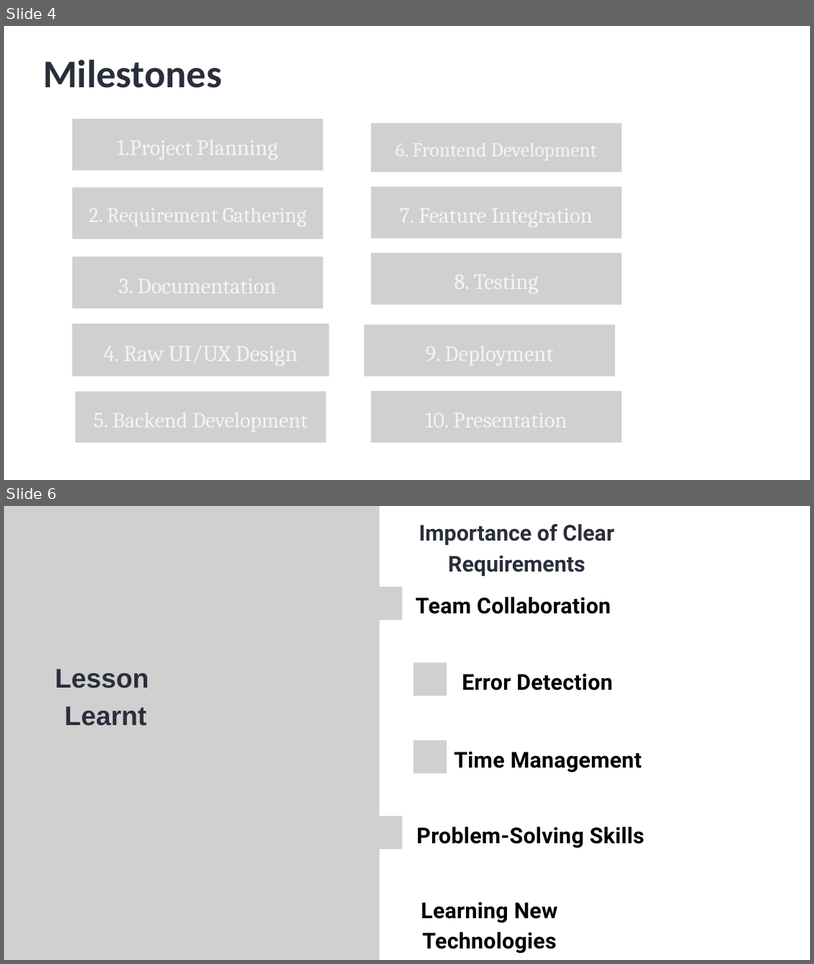
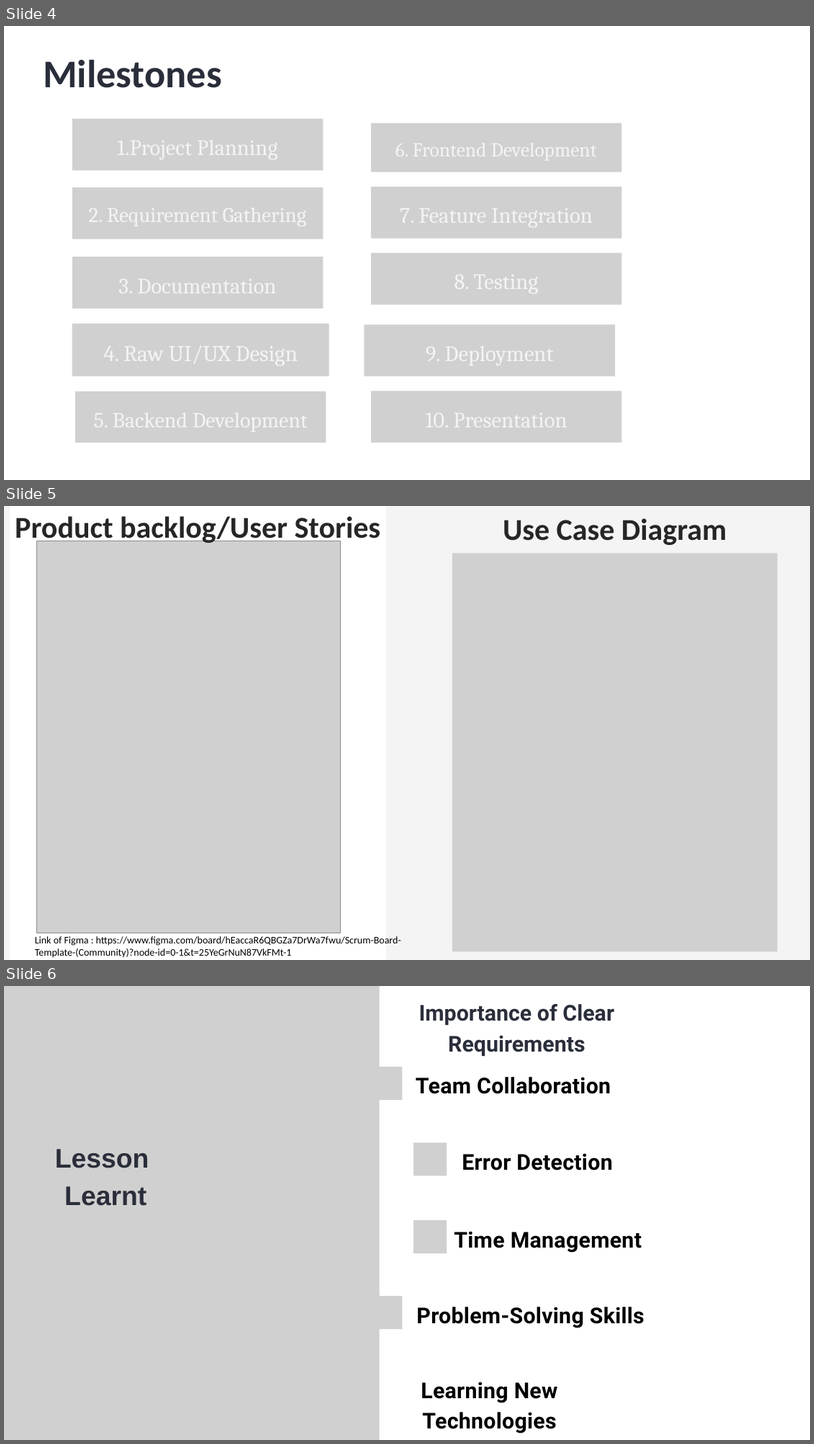
Before and after one commit to zeelghori27012004/ConnectCo, a slide deck: Labs/G23_ConnectCo.pptx. Shown one above the other, each under a label of ours: slides 4 and 6 before the commit, slides 4, 5 and 6 after it; the slides between them are not shown. The pictures are 814x964 and 814x1444 pixels, drawn with LibreOffice and Linux fonts; fonts in the diff are those of the drawing; grey boxes stand for pictures. Boxes give left, top, right and bottom in pixels: in the first picture for what was removed or moved away, otherwise in the second. Text is boxed around its words. In the diff, an @@ line names an element or a change of style, - is before the commit and + after.

```diff
--- a/Labs/G23_ConnectCo.pptx
+++ b/Labs/G23_ConnectCo.pptx
@@ slide 5 added at box(4, 506, 810, 960), background #F4F4F4 @@
@@ freeform shape added at box(10, 506, 386, 960), fill #FFFFFF @@
@@ text added at box(15, 516, 381, 546), 54 pt, text #262626, bold @@
+Product backlog/User Stories
@@ text added at box(503, 518, 727, 545), 54 pt, text #262626, bold @@
+Use Case Diagram
@@ picture added at box(36, 541, 340, 932) @@
@@ picture added at box(453, 554, 777, 952) @@
@@ text added at box(35, 936, 401, 957), 18 pt, text #000000 @@
+Link of Figma : https://www.figma.com/board/hEaccaR6QBGZa7DrWa7fwu/Scrum-Board-Template-(Community)?node-id=0-1&t=25YeGrNuN87VkFMt-1
```
Also in this commit, not shown: 3 slides changed, 1 slide removed, 1 other file.
